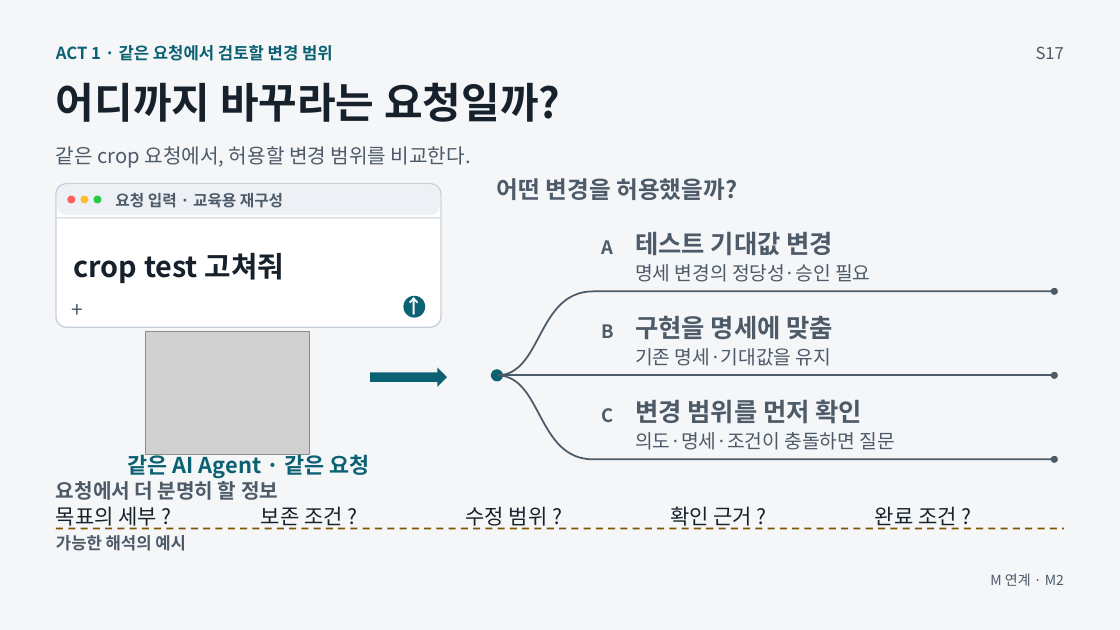
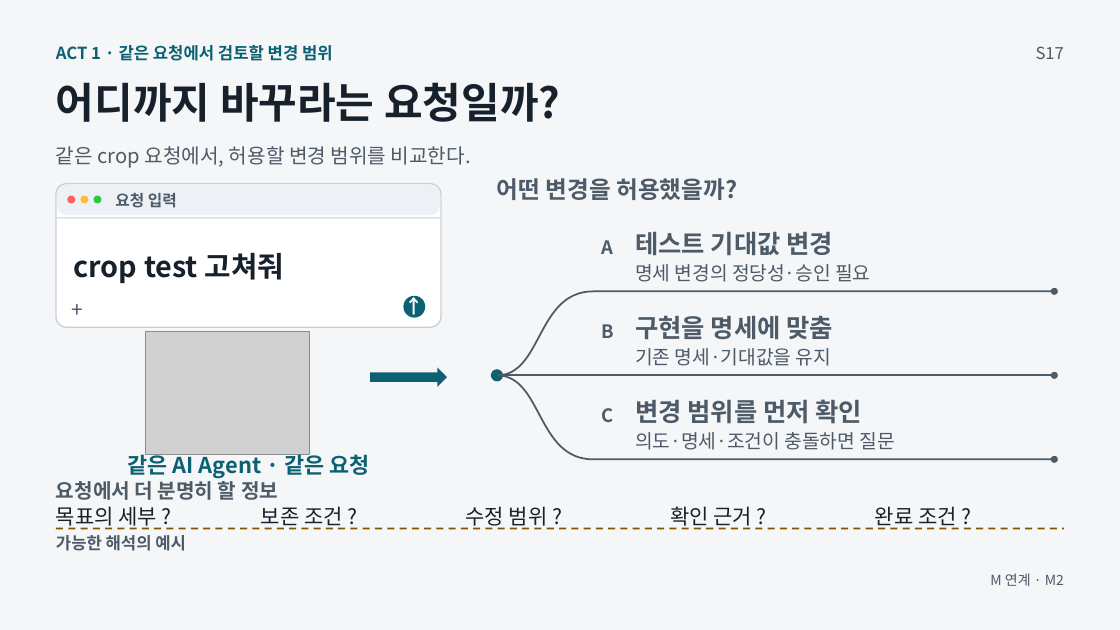
Before and after one commit to GideokKim/ai-dev-training, a slide deck: slide 3 of production/ACT_1.pptx. Drawn at 1120x630 pixels with LibreOffice and Linux fonts; fonts in the diff are those of the drawing; grey boxes stand for pictures. Boxes give left, top, right and bottom in pixels: in the first picture for what was removed or moved away, otherwise in the second. Text is boxed around its words. In the diff, an @@ line names an element or a change of style, - is before the commit and + after.

```diff
--- a/production/ACT_1.pptx
+++ b/production/ACT_1.pptx
@@ text at bbox=[115, 193, 177, 208]: text changed @@
-요청 입력 · 교육용 재구성
+요청 입력
```
Also in this commit, not shown: 6 other slides changed, 39 other files.
